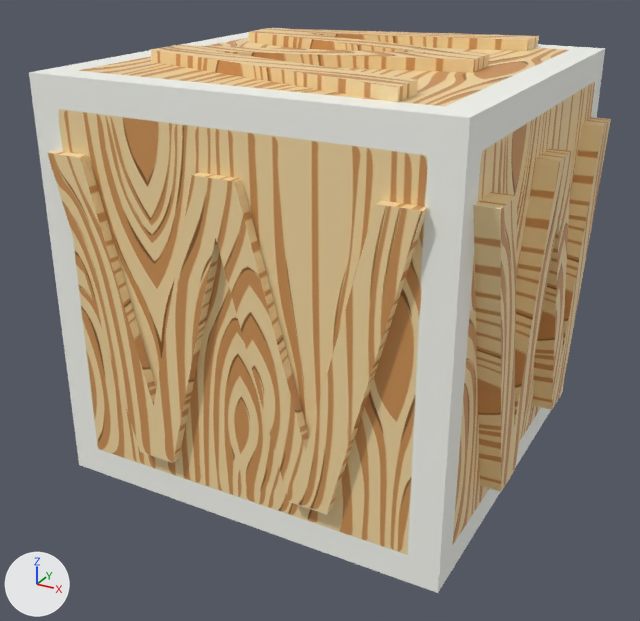
Before and after pictures for a commit that changed the FBX model Assets/Models/Block W.fbx.
Rendered twice from a 50 mm camera at (0.995, -1.915, 1.802) aimed at (-0.014, -0.081, 0.885). Every picture has the same lights, and +X, +Y and +Z are marked at lower left. Where no turn or scale is listed for an object, it has been applied to the vertices.

Names of what the first picture shows: 'Box', 'FRONT', 'RIGHT', 'TOP'.
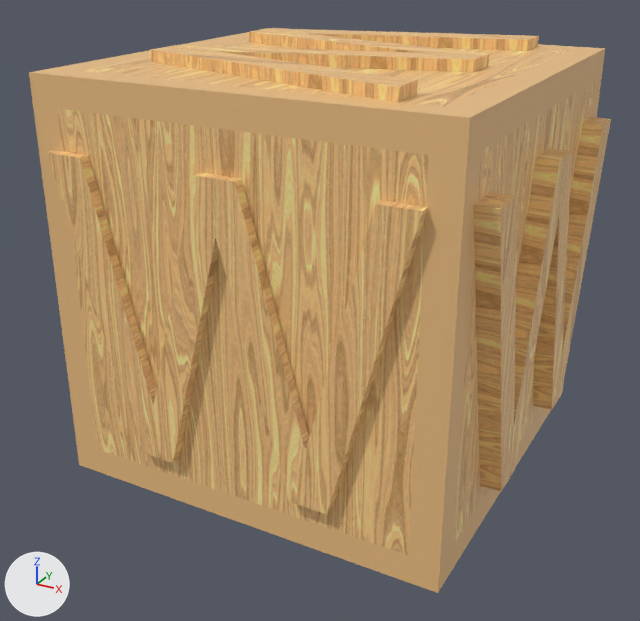
The change in detail:
Picture 'wood.png' (img_wood_png) is new.
Material 'blockMaterial' (mat_blockmaterial) is new.
Its texture is img_wood_png (with its transparency).
Its roughness is 0.453.
Material 'letter-borderMaterial' (mat_letter_bordermaterial) is new.
Its texture is img_wood_png (with its transparency).
Its roughness is 0.453.
me_box_mesh has 32 vertices, 30 faces and spans x -0.5..0.5, y -0.5..0.5, z -0.5..0.5.
me_box_mesh is used by ob_box; location (0.0, 0.0, 1.003).
me_box_mesh part 1: all 6 faces that had it switch from mat_woodmaterial (picture img_wood_jpg) to mat_blockmaterial (picture img_wood_png).
me_box_mesh part 2: all 24 faces that had it switch from mat_edgewoodmaterial (picture img_wood_jpg) to mat_letter_bordermaterial (picture img_wood_png).
me_front_mesh has 26 vertices, 48 faces and spans x 0.0..0.884, y -0.1..0.0, z 0.0..0.709.
me_front_mesh no longer uses material mat_edgewoodmaterial (picture img_wood_jpg).
me_front_mesh now uses material mat_letter_bordermaterial (picture img_wood_png).

Boxes [x1, y1, x2, y2] around the edits, measured in the pictures (640 x 621 px):
'FRONT', recoloured (beige to orange)
    both: [47, 150, 428, 514]
part 1 of me_box_mesh, recoloured (beige to orange)
    both: [57, 38, 595, 555]
part 2 of me_box_mesh, recoloured (grey to brown)
    both: [29, 28, 605, 593]
